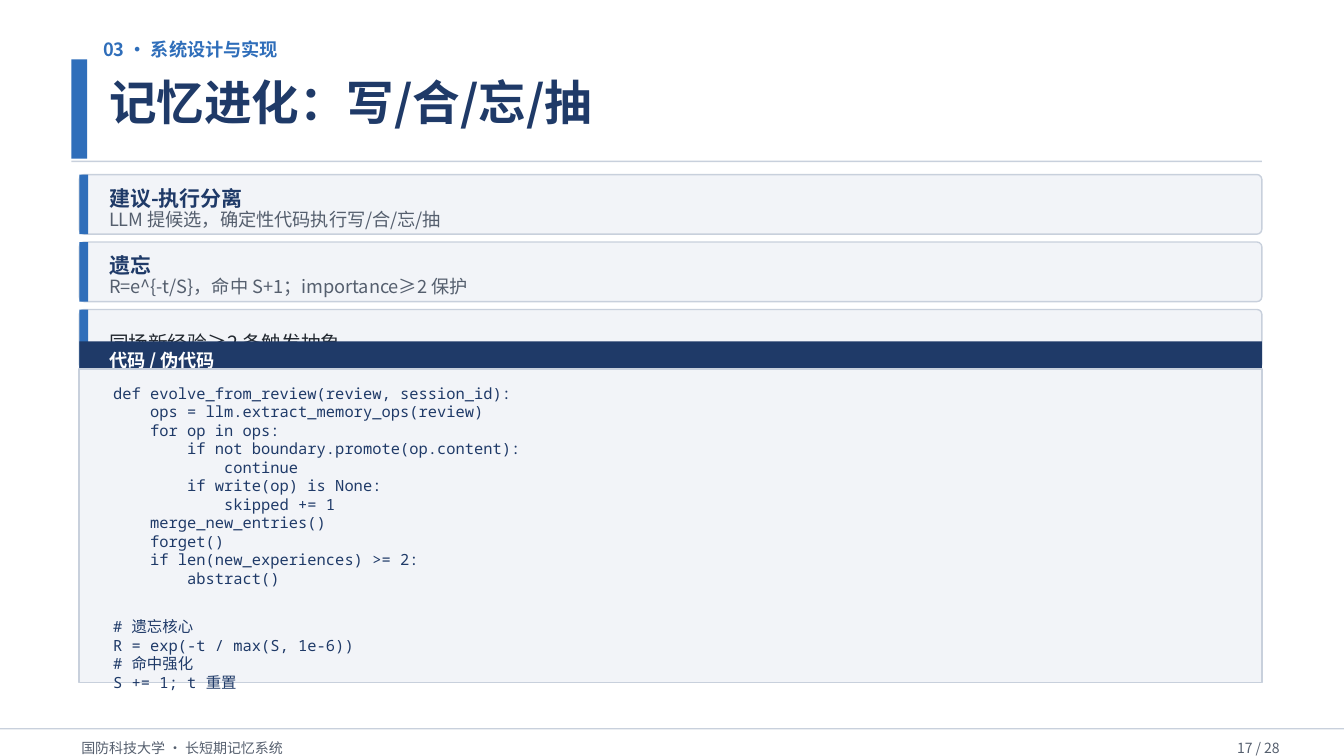
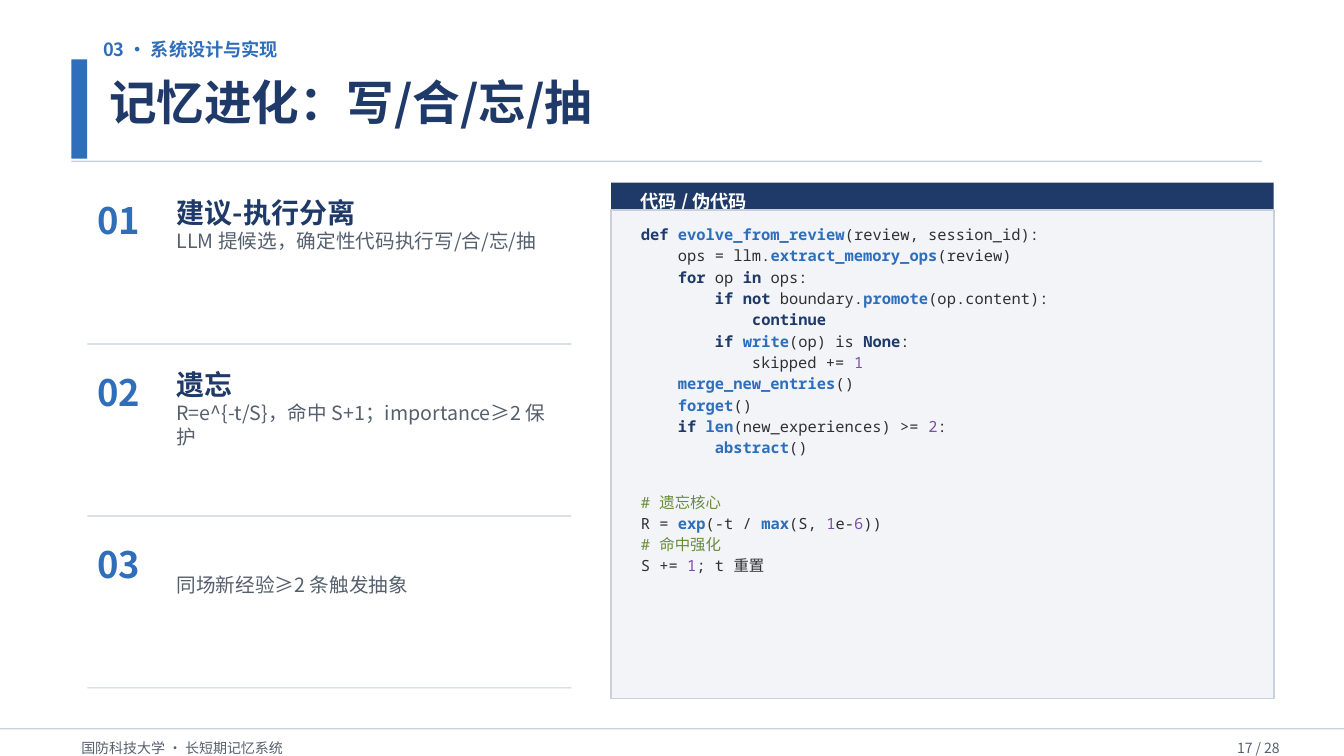
Before and after one commit to Outer-nebula-observer/yz-03, a slide deck: slide 17 of 汇报PPT/最终汇报成果.pptx. Drawn at 1344x756 pixels with LibreOffice and Linux fonts; fonts in the diff are those of the drawing. Boxes give left, top, right and bottom in pixels: in the first picture for what was removed or moved away, otherwise in the second. Text is boxed around its words. In the diff, an @@ line names an element or a change of style, - is before the commit and + after.

```diff
--- a/汇报PPT/最终汇报成果.pptx
+++ b/汇报PPT/最终汇报成果.pptx
@@ rounded rectangle removed at bbox=[80, 174, 1262, 234] @@
@@ rectangle removed at bbox=[80, 174, 89, 234] @@
@@ text added at bbox=[97, 206, 140, 235], 26 pt, text #2F6EBA, bold @@
+01
@@ text "建议-执行分离": place and size @@
-text "建议-执行分离" at bbox=[109, 188, 243, 211]
+text "建议-执行分离" at bbox=[177, 199, 356, 226]
@@ text "建议-执行分离" at bbox=[177, 199, 356, 226]: size 15 to 20 pt @@
@@ rectangle added at bbox=[611, 182, 1273, 211], fill #1F3A68 @@
@@ text "代码 / 伪代码": place and size @@
-text "代码 / 伪代码" at bbox=[109, 348, 215, 372]
+text "代码 / 伪代码" at bbox=[641, 190, 746, 214]
@@ text "LLM 提候选，确定性代码执行写/合/忘/抽": place and size @@
-text "LLM 提候选，确定性代码执行写/合/忘/抽" at bbox=[109, 207, 441, 229]
+text "LLM 提候选，确定性代码执行写/合/忘/抽" at bbox=[177, 231, 536, 252]
@@ text "LLM 提候选，确定性代码执行写/合/忘/抽" at bbox=[177, 231, 536, 252]: size 13 to 14 pt @@
@@ rectangle: place and size @@
-rectangle at bbox=[80, 369, 1262, 683]
+rectangle at bbox=[611, 211, 1273, 699]
@@ text "def evolve_from_review(review, session_id):": place and size @@
-text "def evolve_from_review(review, session_id):" at bbox=[113, 387, 520, 671]
+text "def evolve_from_review(review, session_id):" at bbox=[641, 228, 1049, 573]
@@ text "def evolve_from_review(review, session_id):" at bbox=[641, 228, 1049, 573]: text colour #1F3A68 to #2F6EBA in "evolve_from_review(review,", "llm.extract_memory_ops(review)", "boundary.promote(op.content):", "write(op)" and 5 more places; text colour #1F3A68 to #303030 in "evolve_from_review(review, session_id):", "ops = llm.extract_memory_ops(review)", "op ops:", "boundary.promote(op.content):" and 8 more places; bold on in "def evolve_from_review(review,", "llm.extract_memory_ops(review)", "for in", "if not boundary.promote(op.content):" and 7 more places; text colour #1F3A68 to #7B4FA6 in "1", "2:", "1e-6))", "1;"; text colour #1F3A68 to #6A8B3B in "# 遗忘核心", "# 命中强化"; more space between paragraphs @@
@@ rounded rectangle removed at bbox=[80, 242, 1262, 301] @@
@@ rectangle removed at bbox=[80, 242, 89, 301] @@
@@ rounded rectangle removed at bbox=[80, 310, 1262, 369] @@
@@ rectangle removed at bbox=[80, 310, 89, 369] @@
@@ rectangle removed at bbox=[80, 342, 1262, 370] @@
@@ rectangle added at bbox=[88, 344, 572, 345], fill #C8D0DC @@
@@ text added at bbox=[97, 378, 140, 407], 26 pt, text #2F6EBA, bold @@
+02
@@ text "遗忘" at bbox=[177, 371, 233, 398]: size 15 to 20 pt @@
@@ text "遗忘": place and size @@
-text "遗忘" at bbox=[109, 255, 151, 275]
+text "遗忘" at bbox=[177, 371, 233, 398]
@@ text "R=e^{-t/S}，命中 S+1；importance≥2 保护" at bbox=[177, 403, 546, 446]: size 13 to 14 pt @@
@@ text "R=e^{-t/S}，命中 S+1；importance≥2 保护": place and size @@
-text "R=e^{-t/S}，命中 S+1；importance≥2 保护" at bbox=[109, 277, 467, 297]
+text "R=e^{-t/S}，命中 S+1；importance≥2 保护" at bbox=[177, 403, 546, 446]
@@ rectangle added at bbox=[88, 515, 572, 516], fill #C8D0DC @@
@@ text added at bbox=[97, 550, 140, 579], 26 pt, text #2F6EBA, bold @@
+03
@@ text "同场新经验≥2 条触发抽象": place and size @@
-text "同场新经验≥2 条触发抽象" at bbox=[109, 330, 340, 356]
+text "同场新经验≥2 条触发抽象" at bbox=[177, 575, 408, 594]
@@ text "同场新经验≥2 条触发抽象" at bbox=[177, 575, 408, 594]: text colour #222830 to #555F6E @@
@@ rectangle added at bbox=[88, 688, 572, 689], fill #C8D0DC @@
```
Also in this commit, not shown: 6 other slides changed, 1 other file.
